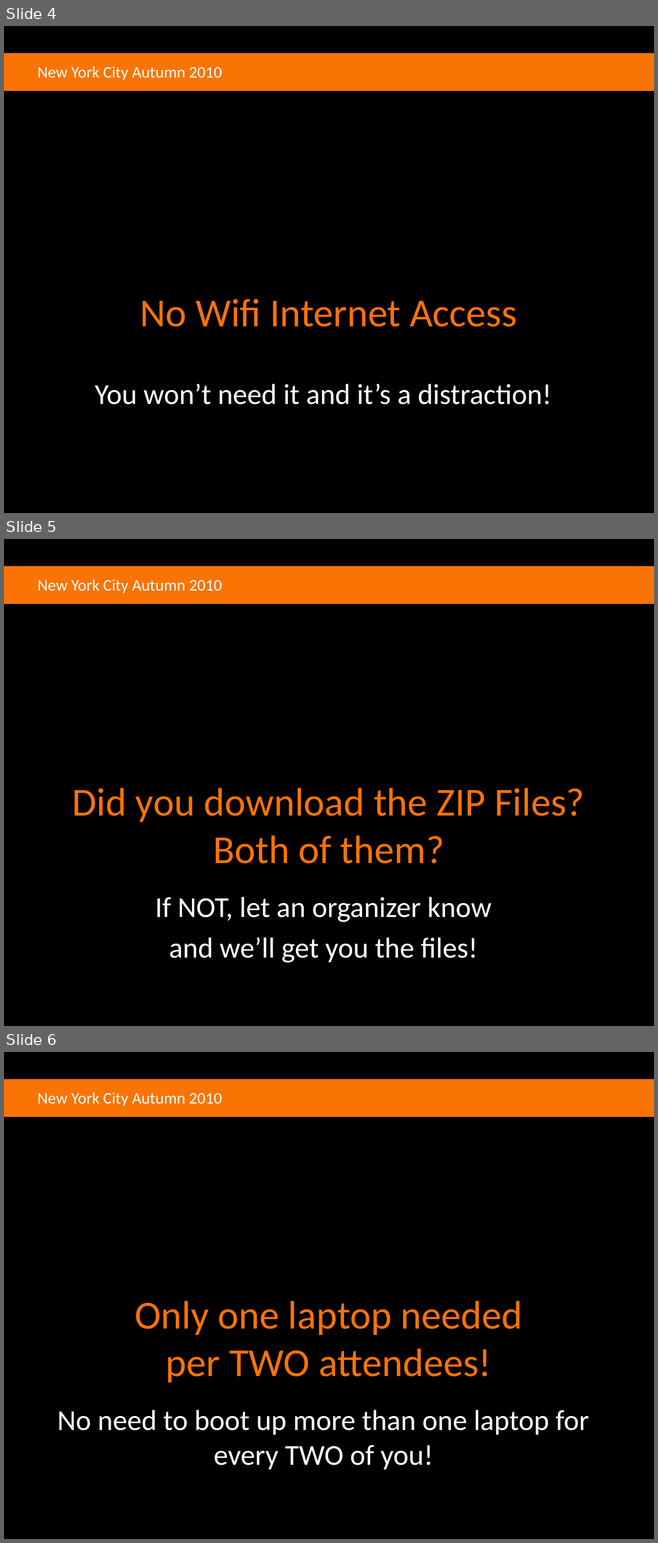
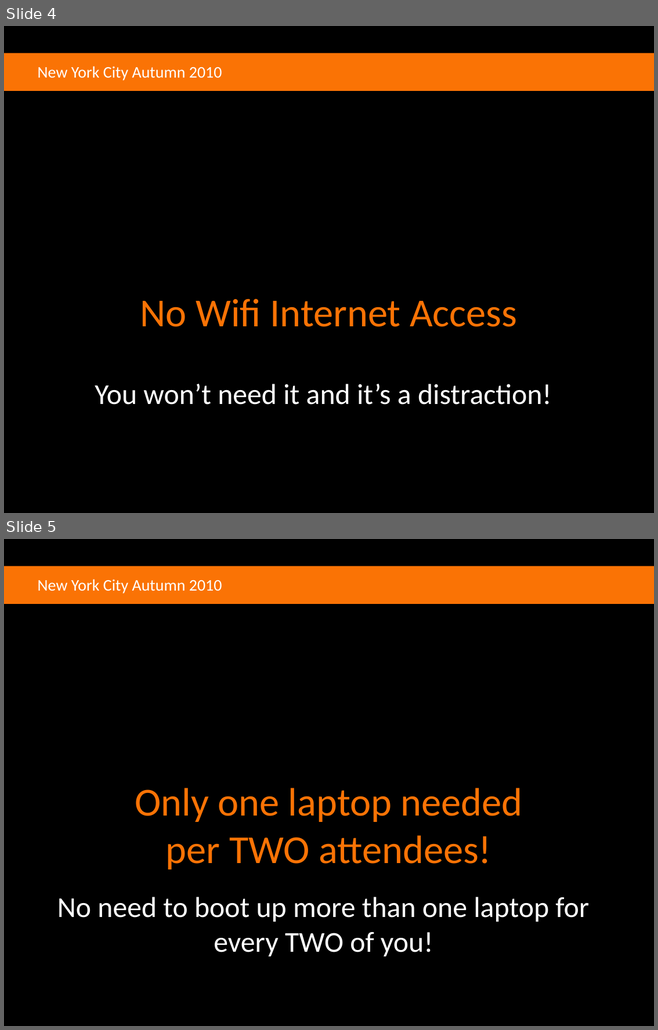
Before and after one commit to agilefire/November2010, a slide deck: Agile Firestarter Autumn 2010 Entry Rotation.pptx. Shown one above the other, each under a label of ours: slides 4, 5 and 6 before the commit, slides 4 and 5 after it. The pictures are 658x1543 and 658x1030 pixels, drawn with LibreOffice and Linux fonts; fonts in the diff are those of the drawing; background and template pictures are left out. Boxes give left, top, right and bottom in pixels: in the first picture for what was removed or moved away, otherwise in the second. Text is boxed around its words. In the diff, an @@ line names an element or a change of style, - is before the commit and + after.

```diff
--- a/Agile Firestarter Autumn 2010 Entry Rotation.pptx
+++ b/Agile Firestarter Autumn 2010 Entry Rotation.pptx
@@ slide 5 removed at [4,539,654,1026], background #000000; not listed: 2 template elements that a slide beside it also shows @@
@@ title removed at [72,788,584,864] @@
-Did you download the ZIP Files?
-Both of them?
@@ subtitle removed at [155,897,491,963] @@
-If NOT, let an organizer know
-and we’ll get you the files!
@@ what was slide 6 is now slide 5 @@
```
Also in this commit, not shown: 1 slide changed.
